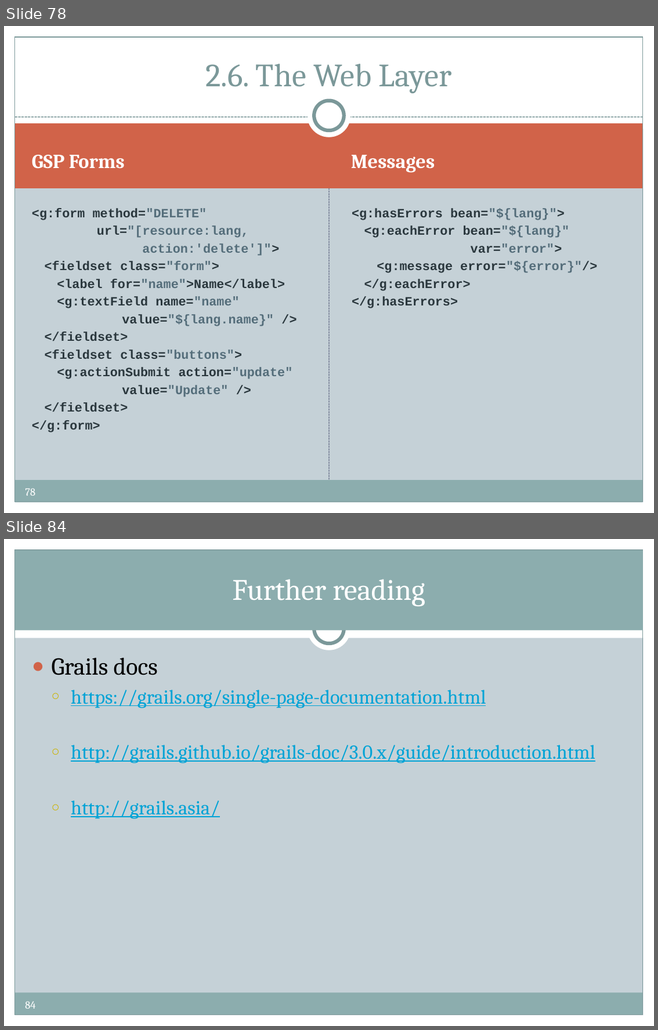
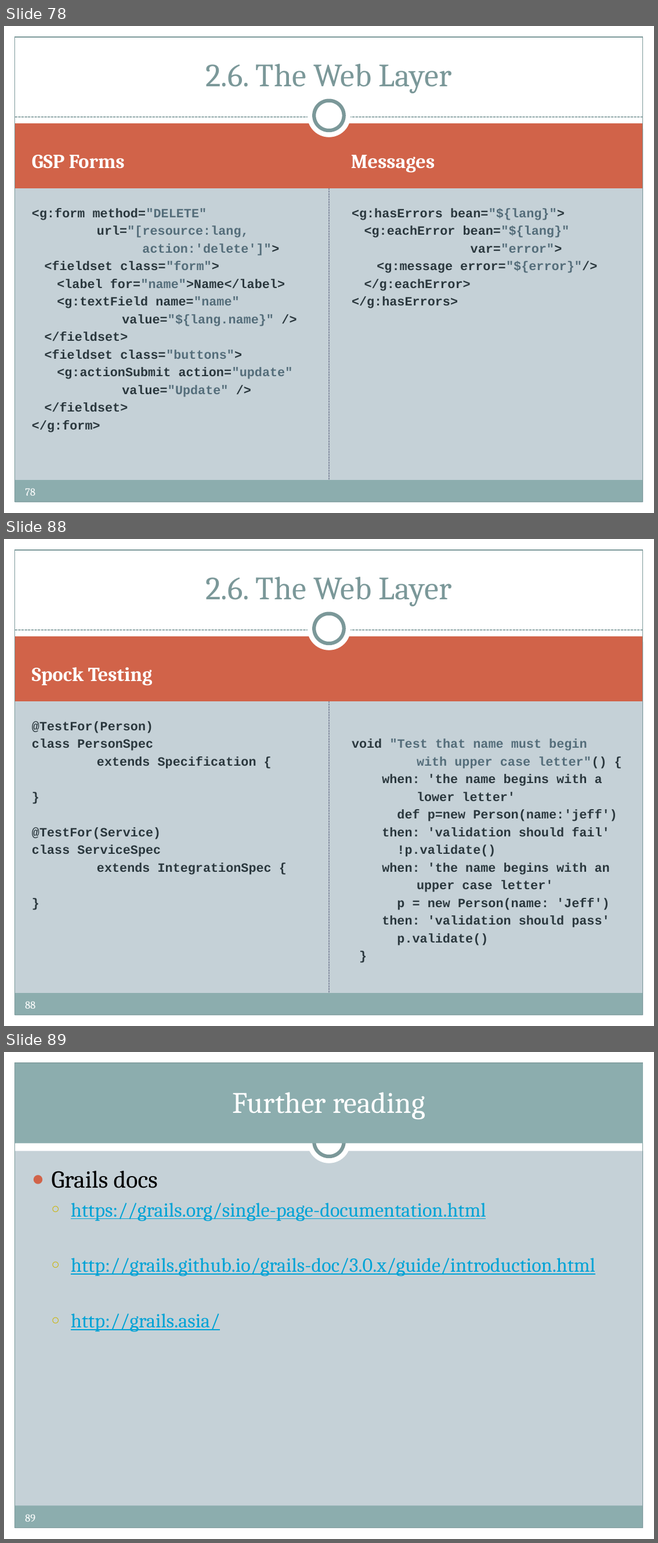
Before and after one commit to pronoide/groovy-and-grails-training-greach-2015, a slide deck: ppts/GROOVY & GRAILS.pptx. Shown one above the other, each under a label of ours: slides 78 and 84 before the commit, slides 78, 88 and 89 after it; the slides between them are not shown. The pictures are 658x1030 and 658x1543 pixels, drawn with LibreOffice and Linux fonts; fonts in the diff are those of the drawing; background and template pictures are left out. Boxes give left, top, right and bottom in pixels: in the first picture for what was removed or moved away, otherwise in the second. Text is boxed around its words. In the diff, an @@ line names an element or a change of style, - is before the commit and + after.

```diff
--- a/ppts/GROOVY & GRAILS.pptx
+++ b/ppts/GROOVY & GRAILS.pptx
@@ slide 88 added at [4,539,654,1026], background #C5D1D7; not listed: 12 template elements that a slide beside it also shows @@
@@ title added at [205,577,452,606], 36 pt, text #7C999A @@
+2.6. The Web Layer
@@ text added at [32,667,152,685], 22 pt, text #FFFFFF, bold @@
+Spock Testing
@@ text added at [32,721,271,875], 14 pt, text #2A373D, bold @@
+@TestFor(Person)
+class PersonSpec
+extends Specification {
+}
+@TestFor(Service)
+class ServiceSpec
+extends IntegrationSpec {
+}
@@ text added at [351,739,616,946], 14 pt, text #2A373D, bold @@
+void "Test that name must begin
+with upper case letter"() {
+when: 'the name begins with a
+lower letter'
+def p=new Person(name:'jeff')
+then: 'validation should fail'
+!p.validate()
+when: 'the name begins with an
+upper case letter'
+p = new Person(name: 'Jeff')
+then: 'validation should pass'
+p.validate()
+}
@@ what was slide 84 is now slide 89 @@
@@ page number at [25,1514,35,1522]: text changed @@
-84
+89
```
Also in this commit, not shown: 4 slides changed, 5 other slides added, 1 slide removed.
